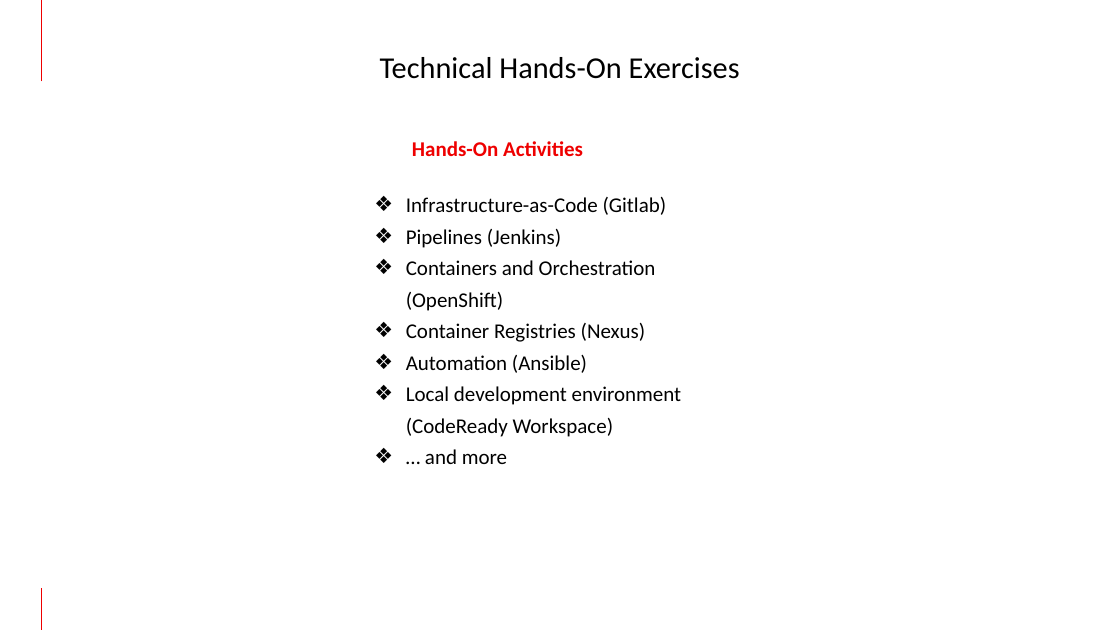
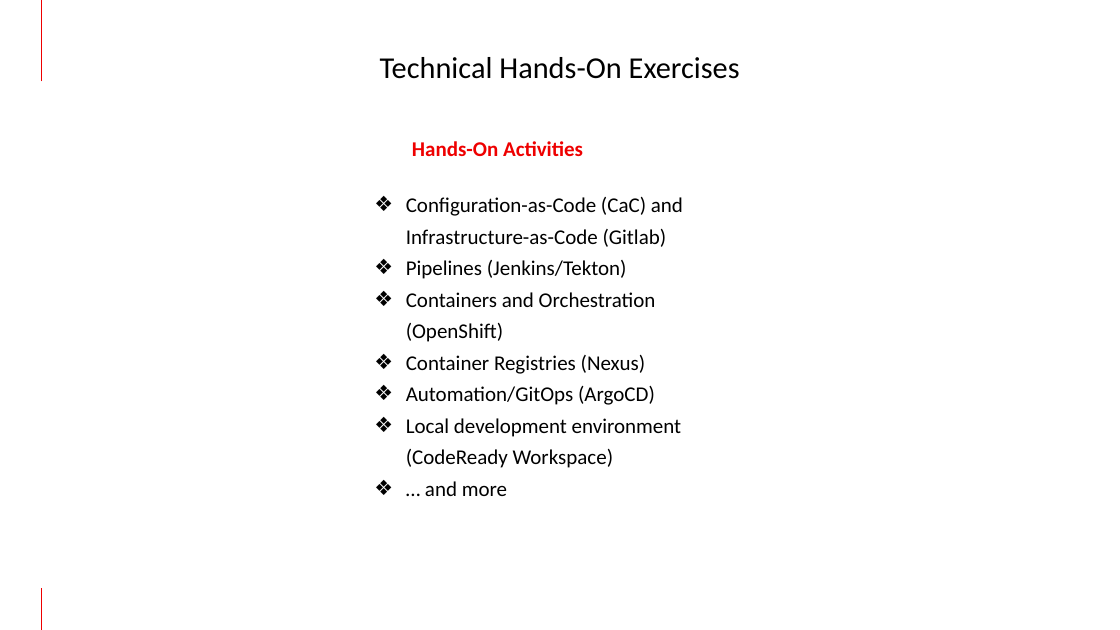
Before and after one commit to ferjosem362/Ansible, a slide deck: slide 10 of TL500VT - Intro.pptx. Drawn at 1120x630 pixels with LibreOffice and Linux fonts; fonts in the diff are those of the drawing; background and template pictures are left out. Boxes give left, top, right and bottom in pixels: in the first picture for what was removed or moved away, otherwise in the second. Text is boxed around its words. In the diff, an @@ line names an element or a change of style, - is before the commit and + after.

```diff
--- a/TL500VT - Intro.pptx
+++ b/TL500VT - Intro.pptx
@@ text at bbox=[406, 197, 683, 279]: text changed @@
-❖ Infrastructure-as-Code (Gitlab)
-❖ Pipelines (Jenkins)
+❖ Configuration-as-Code (CaC) and Infrastructure-as-Code (Gitlab)
+❖ Pipelines (Jenkins/Tekton)
@@ text at bbox=[406, 386, 655, 405]: text changed @@
-❖ Automation (Ansible)
+❖ Automation/GitOps (ArgoCD)
```
Also in this commit, not shown: 1 other slide changed, 3 other files.
